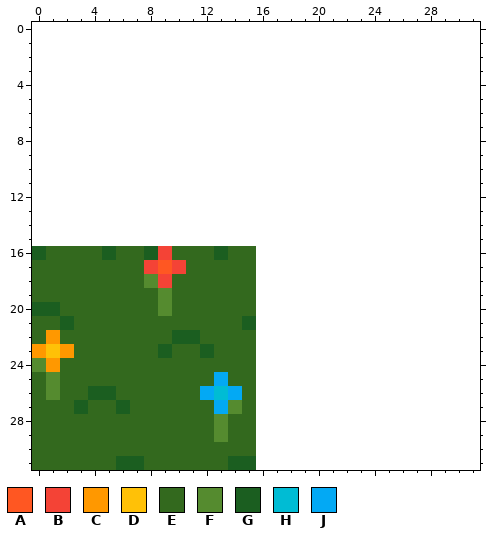
Two states of a pixel-art sprite, src/resources/images/defaults/dafault_4.png. Above is the file before it was changed.
The file is 16x16 pixels. The old version is drawn lined up with the new one, on the new canvas.
Palette (. is transparent): A #ff5722  B #f44336  C #ff9800  D #ffc107  E #33691e  F #558b2f  G #1b5e20  H #00bcd4  J #03a9f4
Pixels before, first column x 0:
16 GEEEEGEEGBEEEGEE
17 EEEEEEEEBABEEEEE
18 EEEEEEEEFBEEEEEE
19 EEEEEEEEEFEEEEEE
20 GGEEEEEEEFEEEEEE
21 EEGEEEEEEEEEEEEG
22 ECEEEEEEEEGGEEEE
23 CDCEEEEEEGEEGEEE
24 FCEEEEEEEEEEEEEE
25 EFEEEEEEEEEEEJEE
26 EFEEGGEEEEEEJHJE
27 EEEGEEGEEEEEEJFE
28 EEEEEEEEEEEEEFEE
29 EEEEEEEEEEEEEFEE
30 EEEEEEEEEEEEEEEE
31 EEEEEEGGEEEEEEGG
Now the later version:
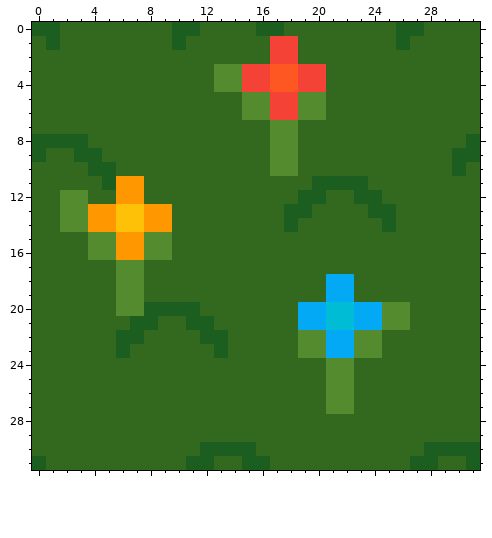
The exact change:
canvas 16x16 -> 32x32, the old top-left corner now at 0,16
Changed rows in their new state; - is an unchanged pixel.
first column x 0:
 0 GGEEEEEEEEGGEEEEGGEEEEEEEEGGEEEE
 1 EGEEEEEEEEGEEEEEEBBEEEEEEEGEEEEE
 2 EEEEEEEEEEEEEEEEEBBEEEEEEEEEEEEE
 3 EEEEEEEEEEEEEFFBBAABBEEEEEEEEEEE
 4 EEEEEEEEEEEEEFFBBAABBEEEEEEEEEEE
 5 EEEEEEEEEEEEEEEFFBBFFEEEEEEEEEEE
 6 EEEEEEEEEEEEEEEFFBBFFEEEEEEEEEEE
 7 EEEEEEEEEEEEEEEEEFFEEEEEEEEEEEEE
 8 GGGGEEEEEEEEEEEEEFFEEEEEEEEEEEEG
 9 GEEGGEEEEEEEEEEEEFFEEEEEEEEEEEGG
10 EEEEGGEEEEEEEEEEEFFEEEEEEEEEEEGE
11 EEEEEGCCEEEEEEEEEEEEGGGGEEEEEEEE
12 EEFFEECCEEEEEEEEEEEGGEEGGEEEEEEE
13 EEFFCCDDCCEEEEEEEEGGEEEEGGEEEEEE
14 EEFFCCDDCCEEEEEEEEGEEEEEEGEEEEEE
15 EEEEFFCCFFEEEEEEEEEEEEEEEEEEEEEE
16 E---FFCCFF---E--EEEEEEEEEEEEEEEE
17 ------FFEEE-----EEEEEEEEEEEEEEEE
18 ------FFEE------EEEEEJJEEEEEEEEE
19 ------FF-E------EEEEEJJEEEEEEEEE
20 EE----FFGGGG----EEEJJHHJJFFEEEEE
21 --E----GG--GG--EEEEJJHHJJFFEEEEE
22 -E----GG--EEGG--EEEFFJJFFEEEEEEE
23 EEE---G--E--EG--EEEFFJJFFEEEEEEE
24 EE--------------EEEEEFFEEEEEEEEE
25 -E-----------E--EEEEEFFEEEEEEEEE
26 -E--EE------EEE-EEEEEFFEEEEEEEEE
27 ---E--E------EE-EEEEEFFEEEEEEEEE
28 -------------E--EEEEEEEEEEEEEEEE
29 -------------E--EEEEEEEEEEEEEEEE
30 ------------GGGGEEEEEEEEEEEEGGGG
31 G-----EE---GG-E-GEEEEEEEEEEGGEEG
Boxes around the changes in both pictures, in picture pixels (x1, y1, x2, y2):
changed: (32, 22, 480, 470)
